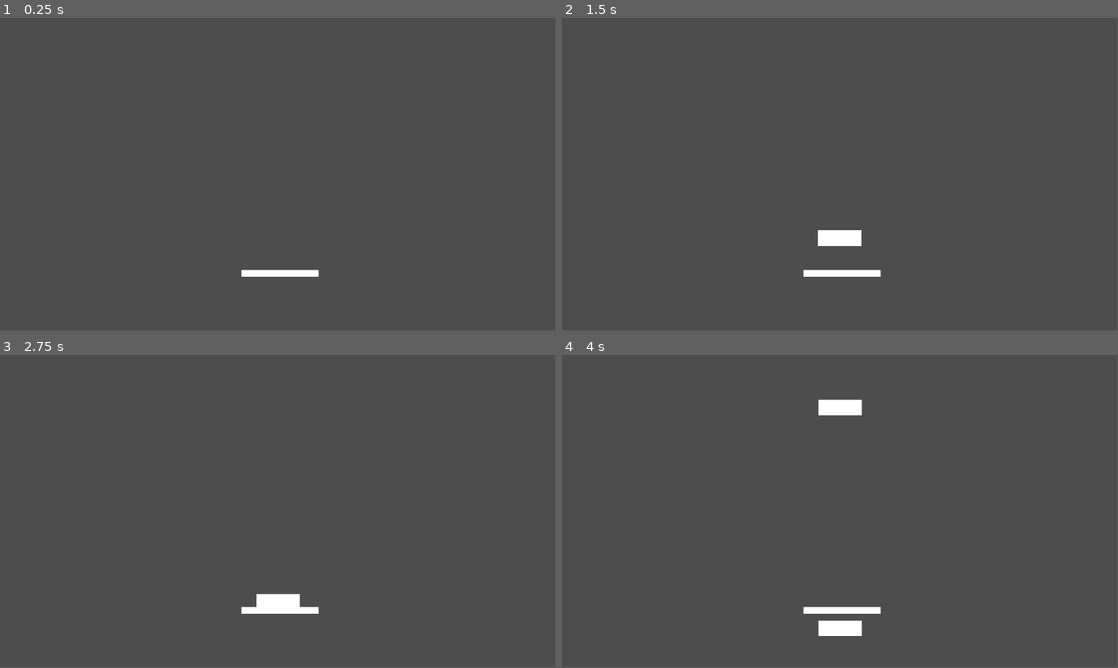
Above: before the commit, frames 1-4 (two rows, left to right).
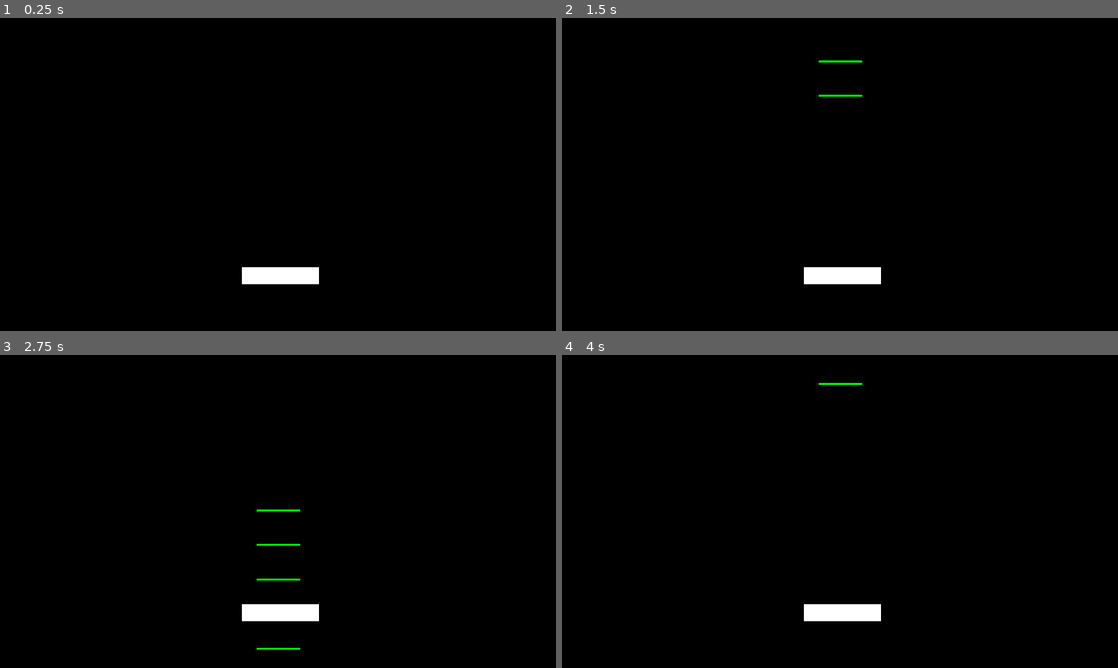
Above: after the commit, the same moments.

Repository: FireEntity1/beat-fever
Game: Godot game, scene res://main.tscn
The game is run twice, just before and just after one commit, with the same random seed, the same clock (stepped at 60 frames per second) and the same inputs. Before the commit the project has no main scene; this scene is started directly in both runs.
Inputs:
- Up to frame 1 (0.25 s): no input
- Up to frame 2 (1.5 s): tap Enter (ui_accept) at 0.5, 0.6, 0.77, 1.07, 1.35 s
- Up to frame 3 (2.75 s): tap Enter (ui_accept) at 1.52, 1.82, 2.1 s
- Up to frame 4 (4 s): tap Enter (ui_accept) at 2.85, 3.02, 3.32, 3.6, 3.77 s
In our replay, the window is 799x449 before the commit and 800x450 after it. These sizes can differ from the game's own. Grey fills any space a smaller window leaves; there, only what the larger window draws over its background counts as a difference.

The runs differ from the first frame. In frame 1, 99% of the frame differs, in the area x 0-100%, y 0-100%; in frame 2, 99%; in frame 3, 99%; in frame 4, 99%.

Commit message:
Sync system

Diff:
--- a/end.gd
+++ b/end.gd
@@ -4,35 +4,49 @@
 var isInArea = false
 var note = preload("res://note.tscn")
 var noteInstance
+var currentNote
 # Called when the node enters the scene tree for the first time.
 func _ready():
-	$bpmTimer.start()
-
+	$songTimer.start()
 
 
 func _physics_process(delta):
-	pass
+	beat += 0.042
+	middle(7)
+	middle(7.5)
+	middle(8)
+	middle(8.5)
+	middle(9)
+	middle(14)
+	middle(14.5)
+	middle(15)
+	middle(15.5)
+	middle(16)
+	middle(17)
+	middle(18)
 
 func _process(delta):
+	get_overlapping_areas()
 	if Input.is_action_just_pressed("ui_accept"):
 		if isInArea == false:
 			print("miss")
 		if isInArea == true:
 			print("hit!")
+			currentNote.queue_free()
 
 
 func _on_area_entered(area):
 	isInArea = true
-	add_child(note.instantiate())
+	currentNote = area
 
 
 func _on_bpm_timer_timeout():
-	beat += 1
-	$bpmTimer.start()
+	$Music.play()
 
-func middle(fireBeat):
-	if beat > fireBeat - 4:
-		pass
+func middle(fireBeat,fired=false):
+	if beat > fireBeat - 4 and beat < fireBeat-3.96:
+		add_child(note.instantiate())
+
 
 func _on_area_exited(area):
 	isInArea = false
--- a/main.tscn
+++ b/main.tscn
@@ -1,40 +1,45 @@
 [gd_scene load_steps=6 format=3 uid="uid://2081hjf0n8l3"]
 
 [ext_resource type="Script" path="res://end.gd" id="1_3igq8"]
-[ext_resource type="PackedScene" uid="uid://bcle1v65sfgep" path="res://note.tscn" id="2_qm6ev"]
+[ext_resource type="Texture2D" uid="uid://bju38wtmv64o5" path="res://Sprites/bg.png" id="1_71mgb"]
 [ext_resource type="AudioStream" uid="uid://bwaybyarsaxeg" path="res://music.ogg" id="3_gqwj4"]
 [ext_resource type="Texture2D" uid="uid://dkh0qhwcjkddt" path="res://Sprites/base.png" id="4_qddjw"]
 
 [sub_resource type="RectangleShape2D" id="RectangleShape2D_uaejy"]
-size = Vector2(20, 22.7254)
+size = Vector2(20, 13.81)
 
 [node name="root" type="Node2D"]
 
-[node name="MainCam" type="Camera2D" parent="."]
+[node name="Bg" type="Sprite2D" parent="."]
+position = Vector2(2, 1)
+scale = Vector2(11.4415, 11.4415)
+texture = ExtResource("1_71mgb")
 
 [node name="end" type="Area2D" parent="."]
 position = Vector2(1, 213)
 script = ExtResource("1_3igq8")
 
 [node name="CollisionShape2D" type="CollisionShape2D" parent="end"]
-position = Vector2(0, -6.10387)
-scale = Vector2(4.47923, 0.679224)
+position = Vector2(0, -3.5)
+scale = Vector2(4.47923, 2.67922)
 shape = SubResource("RectangleShape2D_uaejy")
 
-[node name="bpmTimer" type="Timer" parent="end"]
-wait_time = 0.397
+[node name="songTimer" type="Timer" parent="end"]
+wait_time = 1.587
+one_shot = true
 
-[node name="Music" type="AudioStreamPlayer2D" parent="."]
+[node name="Music" type="AudioStreamPlayer2D" parent="end"]
+position = Vector2(-1, -213)
 stream = ExtResource("3_gqwj4")
 volume_db = 2.811
-autoplay = true
 
-[node name="Note" parent="." instance=ExtResource("2_qm6ev")]
+[node name="MainCam" type="Camera2D" parent="."]
 
 [node name="Base" type="Sprite2D" parent="."]
-position = Vector2(5, 198)
+position = Vector2(5, 189)
+scale = Vector2(1, 2.53333)
 texture = ExtResource("4_qddjw")
 
 [connection signal="area_entered" from="end" to="end" method="_on_area_entered"]
 [connection signal="area_exited" from="end" to="end" method="_on_area_exited"]
-[connection signal="timeout" from="end/bpmTimer" to="end" method="_on_bpm_timer_timeout"]
+[connection signal="timeout" from="end/songTimer" to="end" method="_on_bpm_timer_timeout"]
--- a/note.gd
+++ b/note.gd
@@ -14,7 +14,7 @@
 	pass
 
 func _physics_process(delta):
-	position.y += 6.84
+	position.y += 11.9047619048/2
 
 
 func _on_end_area_entered(area):
--- a/note.tscn
+++ b/note.tscn
@@ -4,6 +4,7 @@
 [ext_resource type="Script" path="res://note.gd" id="1_udu4o"]
 
 [sub_resource type="RectangleShape2D" id="RectangleShape2D_gj1cf"]
+size = Vector2(20, 8.54065)
 
 [node name="Note" type="Node2D"]
 
@@ -16,5 +17,6 @@
 shape = SubResource("RectangleShape2D_gj1cf")
 
 [node name="beatSprite" type="Sprite2D" parent="note"]
-scale = Vector2(1, 0.36)
+modulate = Color(0, 1, 0, 1)
+scale = Vector2(1, 0.0444443)
 texture = ExtResource("1_36r2h")
--- a/project.godot
+++ b/project.godot
@@ -11,10 +11,17 @@
 [application]
 
 config/name="Beat Fever"
+run/main_scene="res://title.tscn"
 config/features=PackedStringArray("4.2", "GL Compatibility")
 config/icon="res://icon.svg"
 
+[display]
+
+window/size/mode=2
+window/stretch/mode="viewport"
+
 [rendering]
 
+textures/canvas_textures/default_texture_filter=0
 renderer/rendering_method="gl_compatibility"
 renderer/rendering_method.mobile="gl_compatibility"
--- /dev/null
+++ b/title.gd
@@ -0,0 +1,15 @@
+extends Button
+
+
+# Called when the node enters the scene tree for the first time.
+func _ready():
+	pass # Replace with function body.
+
+
+# Called every frame. 'delta' is the elapsed time since the previous frame.
+func _process(delta):
+	pass
+
+
+func _on_button_up():
+	get_tree().change_scene_to_file("res://main.tscn")
--- /dev/null
+++ b/title.tscn
@@ -0,0 +1,15 @@
+[gd_scene load_steps=2 format=3 uid="uid://bj78frgdr2ne4"]
+
+[ext_resource type="Script" path="res://title.gd" id="1_yve06"]
+
+[node name="title" type="Node2D"]
+
+[node name="Button" type="Button" parent="."]
+offset_left = 419.0
+offset_top = 222.0
+offset_right = 531.0
+offset_bottom = 276.0
+scale = Vector2(4.00415, 4.00415)
+script = ExtResource("1_yve06")
+
+[connection signal="button_up" from="Button" to="Button" method="_on_button_up"]
